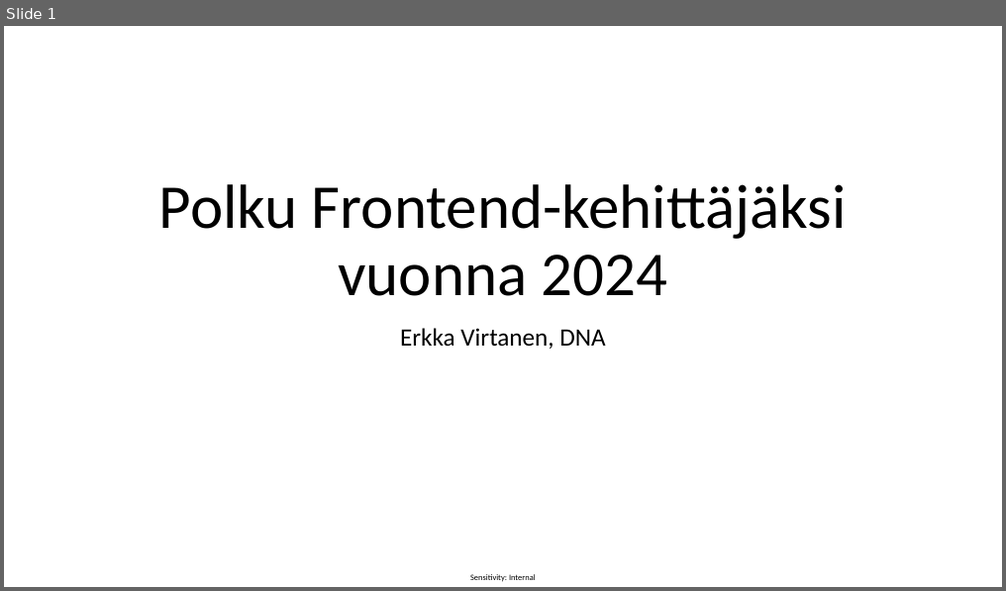
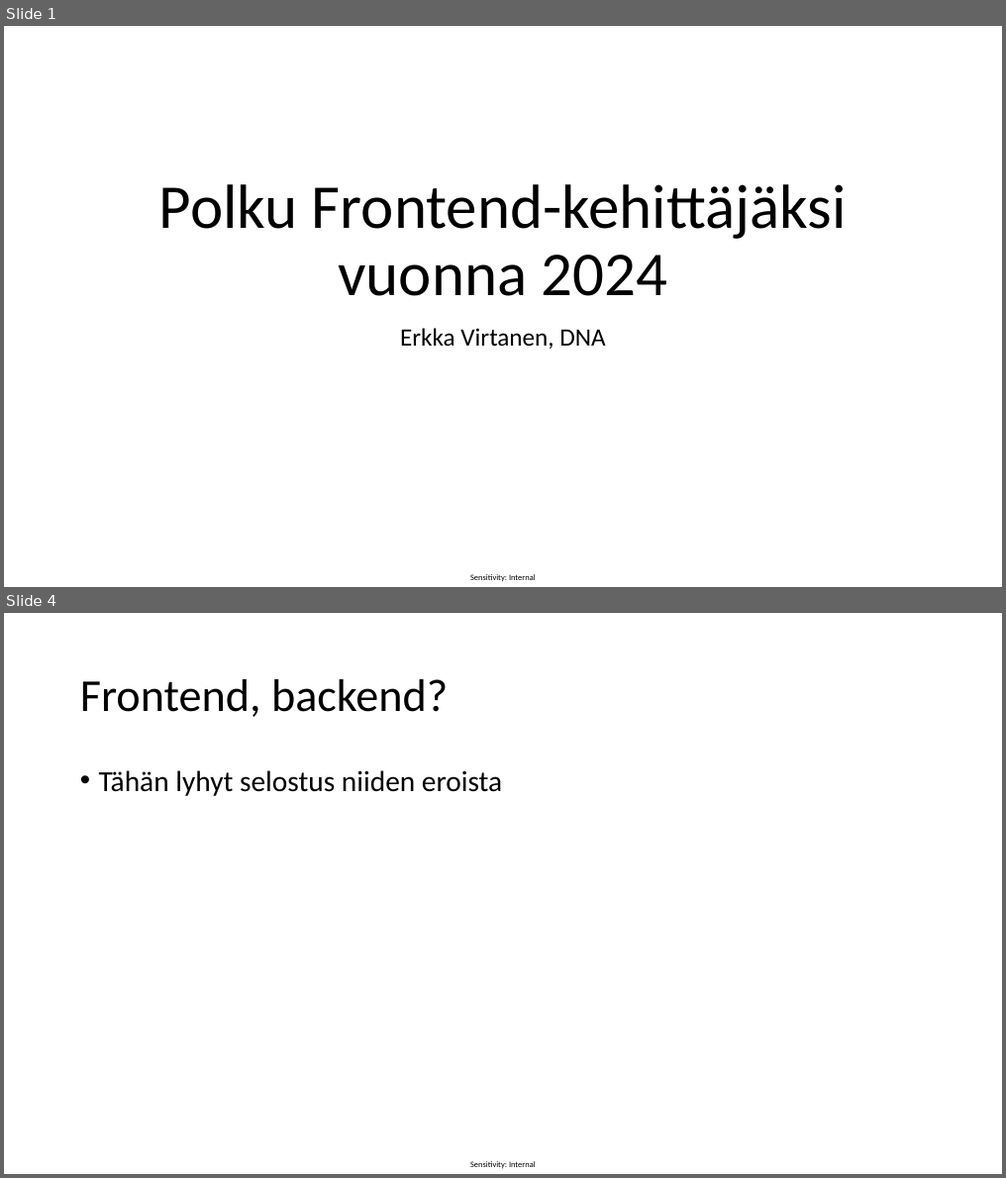
Before and after one commit to vidnyte/pfk2024, a slide deck: PFK2024.pptx. Shown one above the other, each under a label of ours: slide 1 before the commit, slides 1 and 4 after it; the slides between them are not shown. The pictures are 1006x591 and 1006x1178 pixels, drawn with LibreOffice and Linux fonts; fonts in the diff are those of the drawing. Boxes give left, top, right and bottom in pixels: in the first picture for what was removed or moved away, otherwise in the second. Text is boxed around its words. In the diff, an @@ line names an element or a change of style, - is before the commit and + after.

```diff
--- a/PFK2024.pptx
+++ b/PFK2024.pptx
@@ slide 4 added at (x1=4, y1=613, x2=1002, y2=1174), background #FFFFFF; not listed: 1 template element that a slide beside it also shows @@
@@ title added at (x1=80, y1=679, x2=448, y2=717), 44 pt, text #000000 @@
+Frontend, backend?
@@ text added at (x1=99, y1=770, x2=502, y2=796), 28 pt, text #000000 @@
+• Tähän lyhyt selostus niiden eroista
```
Also in this commit, not shown: 7 other slides added, 1 slide removed, 6 other files.
